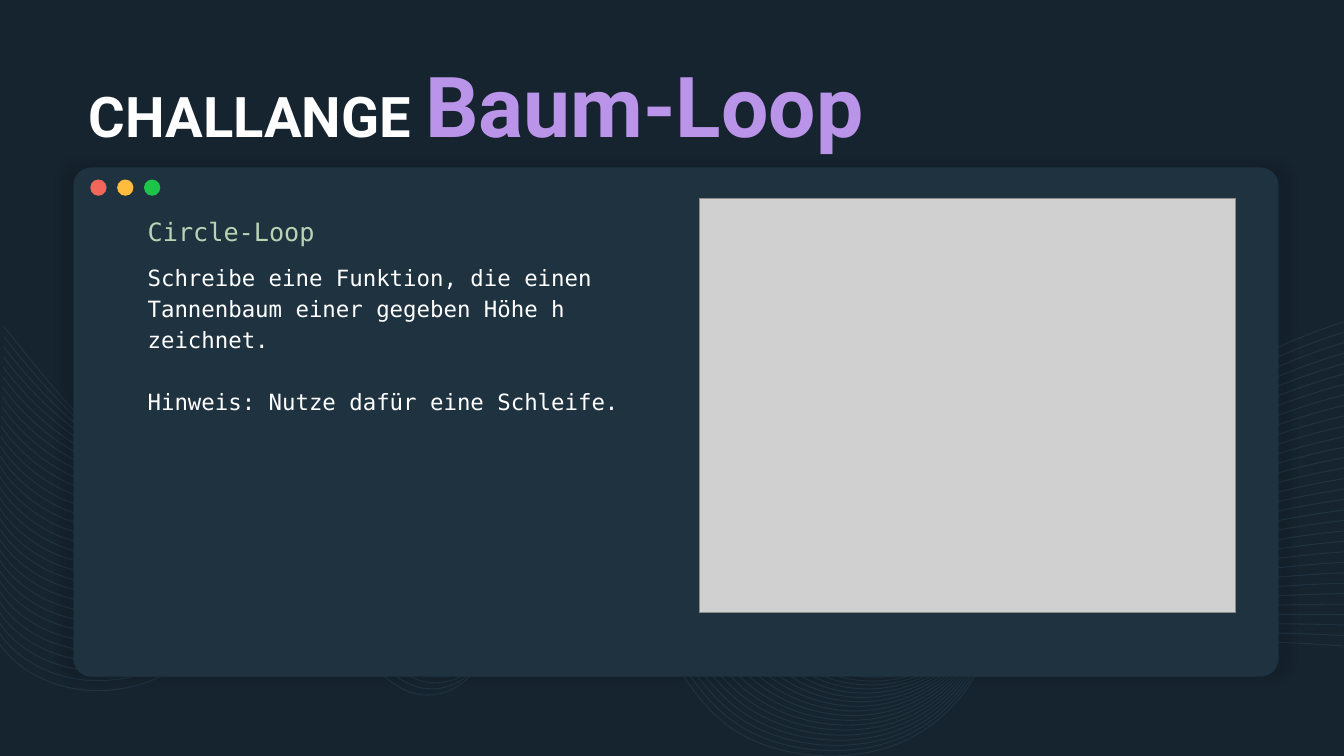
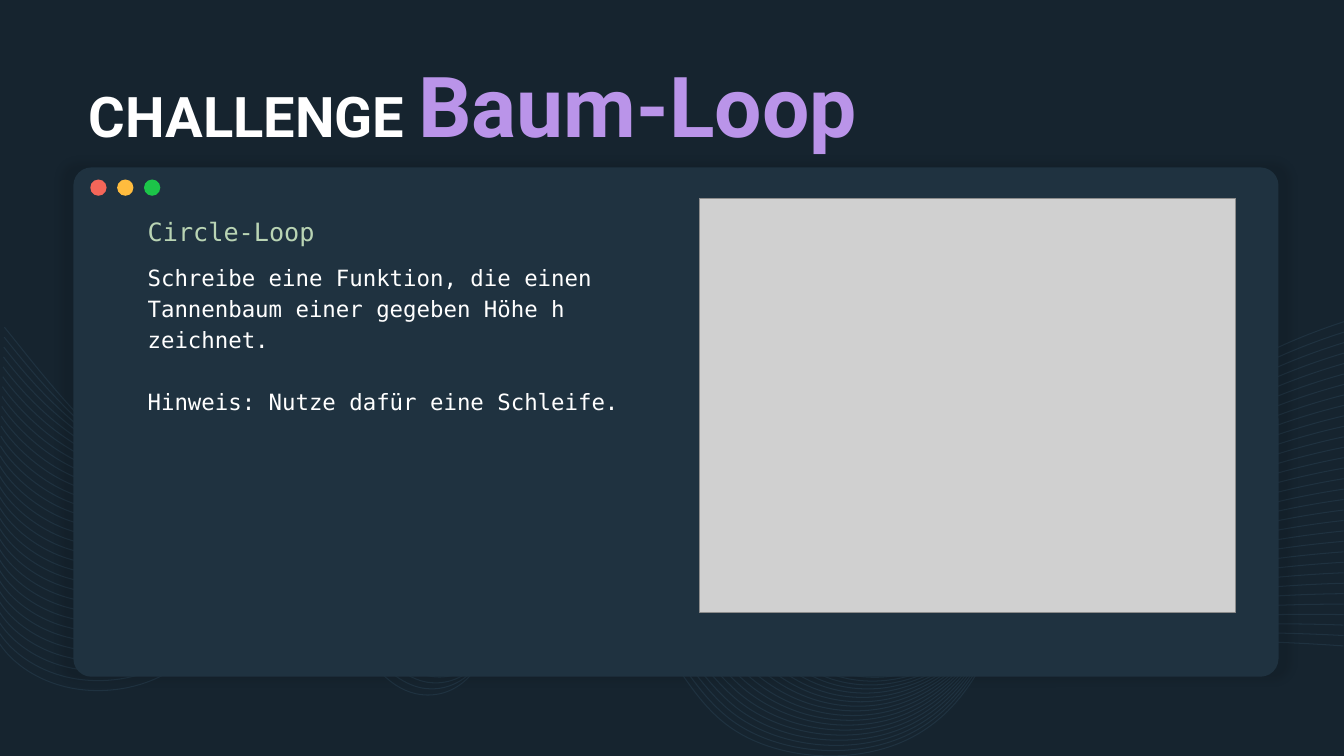
Before and after one commit to derech1e/python-beginner-course, a slide deck: slide 16 of 006/lesson_6.pptx. Drawn at 1344x756 pixels with LibreOffice and Linux fonts; fonts in the diff are those of the drawing; grey boxes stand for pictures. Boxes give left, top, right and bottom in pixels: in the first picture for what was removed or moved away, otherwise in the second. Text is boxed around its words. In the diff, an @@ line names an element or a change of style, - is before the commit and + after.

```diff
--- a/006/lesson_6.pptx
+++ b/006/lesson_6.pptx
@@ title at [89,77,857,154]: text changed @@
-CHALLANGE Baum-Loop
+CHALLENGE Baum-Loop
```
Also in this commit, not shown: 5 other slides changed, 2 other files.
